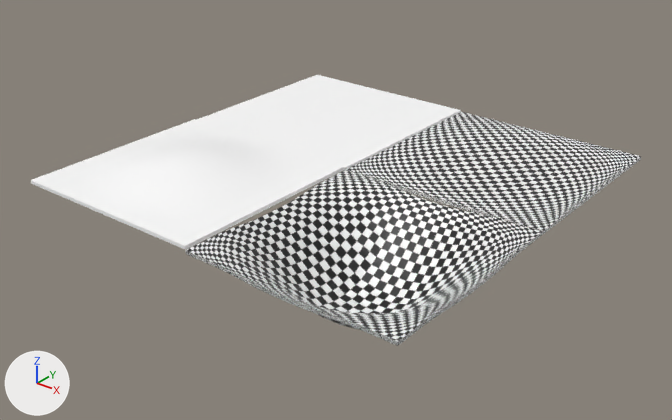
The glTF model webxr-template-iisxr-main/assets/Model.glb, before and after one commit.
Rendered twice from a camera (50 mm lens) standing at (75.0, -108.6, 51.6) and looking at (1.4, -16.6, -5.4). The axes (+X, +Y, +Z) are drawn at lower left. The lights are the same throughout. The first picture is the older version.

The older version as bpy lines, for what is in view:
```python
mat_material_013 = principled_material('Material.013')
mat_material_013.base_color = (1.0, 1.0, 1.0)  # white #ffffff
me_cube_002 = bpy.data.meshes.new('Cube.002')
me_cube_002.from_pydata(...)  # 728 vertices, 1452 faces; spans x 2.0..32.0, y -15.1..14.9, z -0.1..0.4
me_cube_002.materials.append(mat_material_010)  # picture img_checkerboard_bulge
me_cube_003 = bpy.data.meshes.new('Cube.003')
me_cube_003.from_pydata(...)  # 1180 vertices, 2356 faces; spans x -31.8..-1.8, y -15.2..14.8, z -2.5..-2.0
me_cube_003.materials.append(mat_material_013)  # white #ffffff
me_cube_004 = bpy.data.meshes.new('Cube.004')
me_cube_004.from_pydata(...)  # 1180 vertices, 2356 faces; spans x -31.8..-1.8, y -15.2..14.8, z -2.5..0.1
me_cube_004.materials.append(mat_material_013)  # white #ffffff
ob_cube = bpy.data.objects.new('Cube', me_cube_003)
ob_cube.location = (3.6, 0.1, 2.6)
ob_cube_001 = bpy.data.objects.new('Cube.001', me_cube_002)
ob_cube_001.location = (0.0, 0.0, 0.0)
ob_cube_002 = bpy.data.objects.new('Cube.002', me_cube_004)
ob_cube_002.location = (3.4, -29.7, 2.7)
# also in view: 'Cube.003' at (17.0, -30.3, -4.7)
```
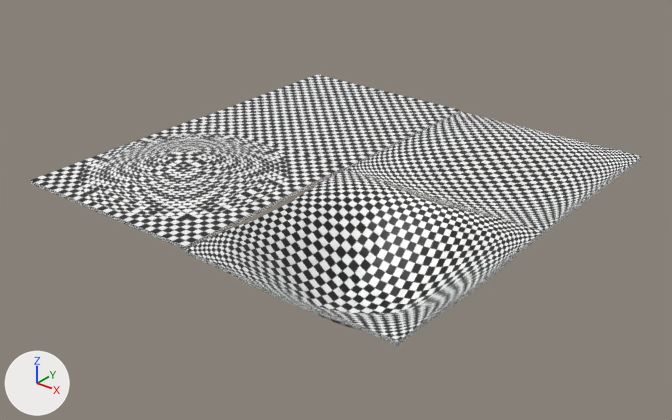
The edits, one by one:
Picture 'bake_002' (img_bake_002) is new.
Picture 'bake_original' (img_bake_original) is new.
In material 'Material.013' (mat_material_013), base_color is no longer (1.0, 1.0, 1.0), white #ffffff.
In material 'Material.013' (mat_material_013), texture is now set to img_bake_original.
Material 'Material.002' (mat_material_002) is new.
Its texture is img_bake_002.
me_cube_004 has 1180 vertices, 2356 faces and spans x -31.8..-1.8, y -15.2..14.8, z -2.5..0.1.
me_cube_004 no longer uses material mat_material_013 (white #ffffff).
me_cube_004 gains material mat_material_002 (picture img_bake_002).

Pixel boxes (x1, y1, x2, y2) of what changed, in the pictures (672 x 420 px):
'Cube.002', surface changed, recoloured (white to grey): (31, 119, 345, 250) in both
'Cube', surface changed (darker): (197, 75, 461, 170) in both
